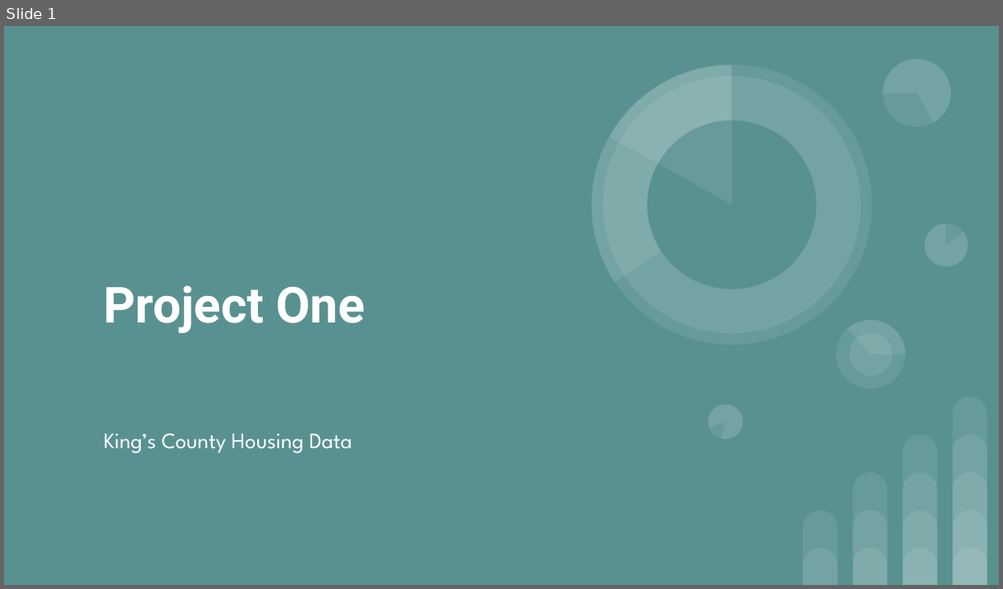
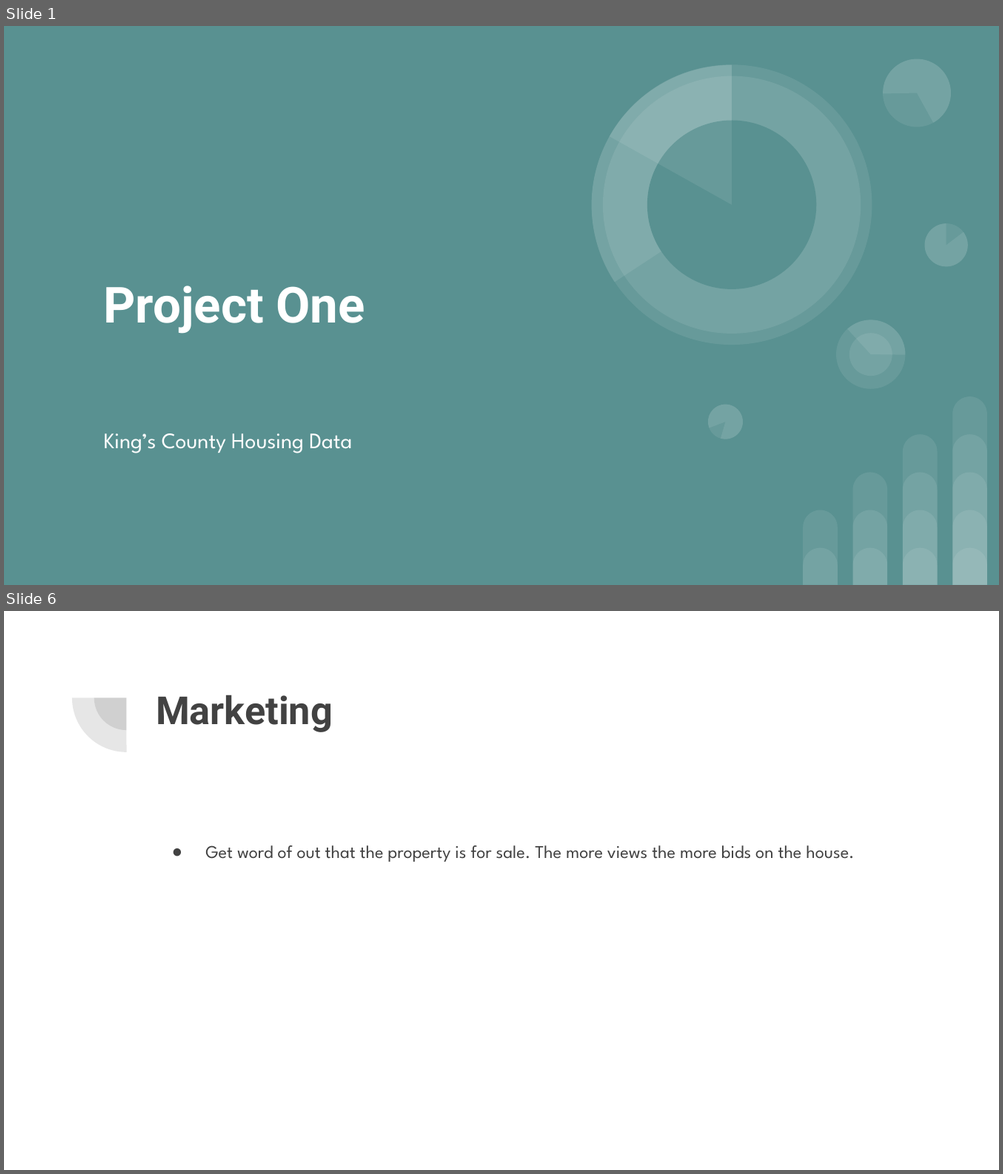
Before and after one commit to learn-co-students/dsc-1-final-project-online-ds-pt-100118, a slide deck: Project One.pptx. Shown one above the other, each under a label of ours: slide 1 before the commit, slides 1 and 6 after it; the slides between them are not shown. The pictures are 1003x589 and 1003x1174 pixels, drawn with LibreOffice and Linux fonts; fonts in the diff are those of the drawing. Boxes give left, top, right and bottom in pixels: in the first picture for what was removed or moved away, otherwise in the second. Text is boxed around its words. In the diff, an @@ line names an element or a change of style, - is before the commit and + after.

```diff
--- a/Project One.pptx
+++ b/Project One.pptx
@@ slide 6 added at <box>4,611,999,1170</box>, background #FFFFFF @@
@@ pie slice (boxed as its full ellipse) added at <box>71,644,180,752</box>, fill #424242 at 13% opacity @@
@@ pie slice (boxed as its full ellipse) added at <box>94,666,159,730</box>, fill #424242 at 13% opacity @@
@@ title added at <box>156,695,333,732</box>, 28 pt, text #424242, bold @@
+Marketing
@@ text added at <box>205,846,854,862</box>, 13 pt, text #424242 @@
+● Get word of out that the property is for sale. The more views the more bids on the house.
```
Also in this commit, not shown: 5 other slides added, 11 slides removed, 1 other file.
